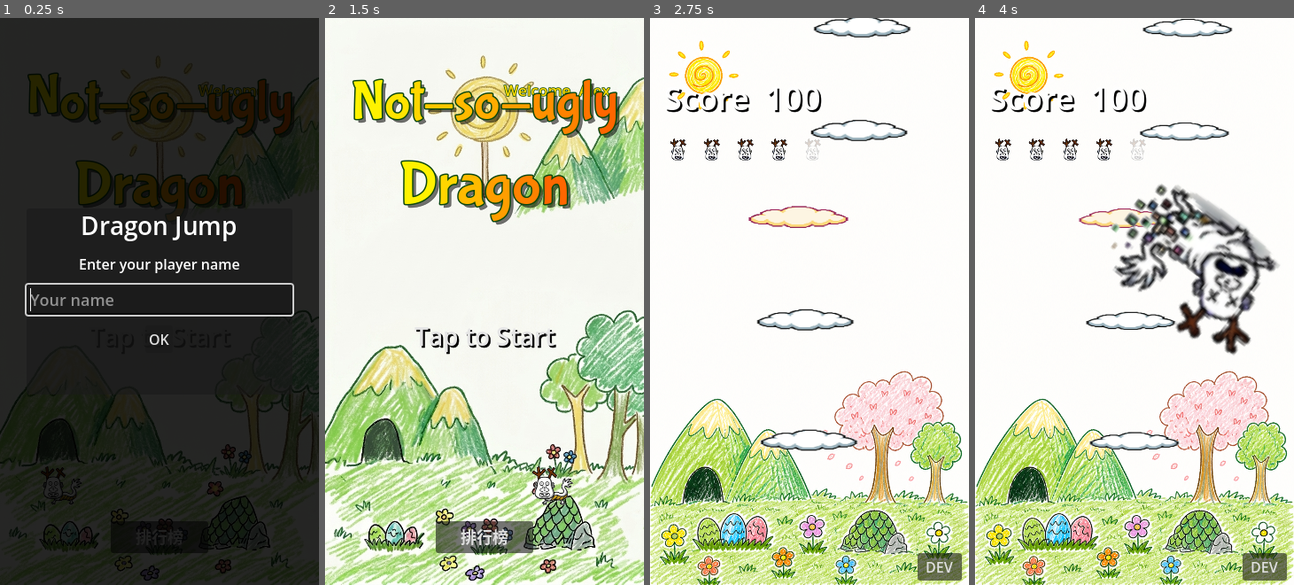
Above: before the commit, frames 1-4 (left to right).
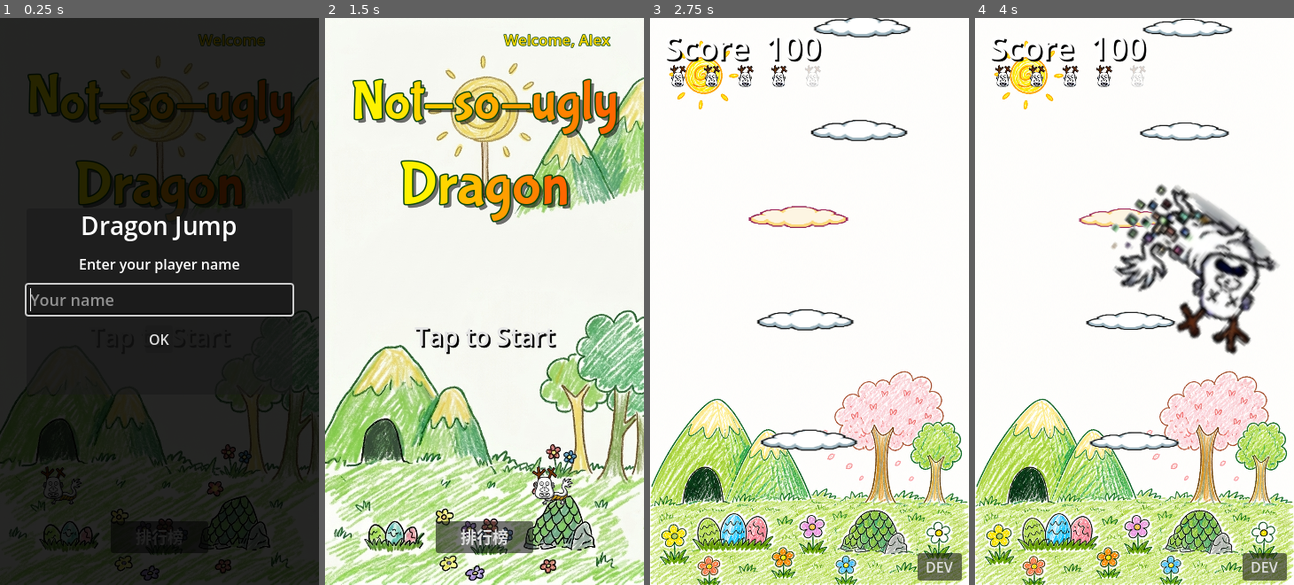
Above: after the commit, the same moments.

Repository: leo70623/Dragon_jump
Game: Godot game, scene res://start_screen.tscn
The game is run twice, just before and just after one commit, with the same random seed, the same clock (stepped at 60 frames per second) and the same inputs.
Inputs (mouse positions are in pixels of both pictures, inside the frame that each line leads up to):
- Up to frame 1 (0.25 s): no input
- Up to frame 2 (1.5 s): click (484, 301) at 0.52 s; type "Alex" at 0.6 s; click "OK" at 1.25 s
- Up to frame 3 (2.75 s): tap Enter at 2 s; move the mouse to (879, 273) at 2.02 s; hold Right (ui_right) from 2.03 s (still down); click (879, 273) at 2.17 s
- Up to frame 4 (4 s): release Right (ui_right) at 2.75 s; drag from (1070, 329) to (1134, 437) at 2.77 s; move the mouse to (1166, 176) at 3.52 s; hold Left (ui_left) from 3.53 s (still down)

The runs differ from the first frame. In frame 1, 0.4% of the frame differs, in the area x 62-84%, y 2-14%; in frame 2, 0.9%; in frame 3, 2.0%, in the area x 5-54%, y 3-26%; in frame 4, 2.0%.

Commit message:
fix: use dynamic safe area for UI positioning

Diff:
--- a/main.gd
+++ b/main.gd
@@ -58,13 +58,15 @@
 var _status_label: Label = null
 
 func _ready() -> void:
+	var safe_top := DisplayServer.get_display_safe_area().position.y
+
 	var life_tex: Texture2D = load("res://assets/ui/life_01.png")
 	var icon_scale := Vector2(0.25, 0.25)
 	var tex_size := life_tex.get_size() if life_tex else Vector2(128, 128)
 	var display_size := tex_size * icon_scale
 
 	var x_start: float = 16.0 + display_size.x * 0.5
-	var icon_y: float = 133.0 + display_size.y * 0.5
+	var icon_y: float = safe_top + 50.0 + display_size.y * 0.5
 	var x_step: float = display_size.x + 6.0
 
 	for i in MAX_LIVES:
@@ -76,6 +78,8 @@
 		hearts.append(spr)
 	_update_hearts_ui()
 
+	score_label.offset_top = safe_top + 8.0
+	score_label.offset_bottom = safe_top + 58.0
 	score_label.text = "Score  0"
 
 	var vp := get_viewport_rect().size
@@ -137,7 +141,7 @@
 		game_over_screen.visible = true
 
 	_status_label = Label.new()
-	_status_label.position = Vector2(8.0, 107.0)
+	_status_label.position = Vector2(8.0, safe_top + 8.0)
 	_status_label.add_theme_font_size_override("font_size", 20)
 	_ui.add_child(_status_label)
 
--- a/main.tscn
+++ b/main.tscn
@@ -28,9 +28,9 @@
 
 [node name="ScoreLabel" type="Label" parent="UI"]
 offset_left = 16.0
-offset_top = 65.0
+offset_top = 8.0
 offset_right = 310.0
-offset_bottom = 115.0
+offset_bottom = 58.0
 theme_override_font_sizes/font_size = 36
 theme_override_colors/font_color = Color(1, 1, 1, 1)
 theme_override_colors/font_shadow_color = Color(0, 0, 0, 1)
--- a/start_screen.gd
+++ b/start_screen.gd
@@ -67,7 +67,8 @@
 	_welcome_label.add_theme_constant_override("shadow_offset_x", 2)
 	_welcome_label.add_theme_constant_override("shadow_offset_y", 2)
 	_welcome_label.custom_minimum_size = Vector2(180, 32)
-	_welcome_label.position = Vector2(vp.x - 188.0, 65.0)
+	var safe_top := DisplayServer.get_display_safe_area().position.y
+	_welcome_label.position = Vector2(vp.x - 188.0, safe_top + 8.0)
 	_welcome_label.pressed.connect(_on_change_name_pressed)
 	$UI.add_child(_welcome_label)
 	_update_welcome_text()
